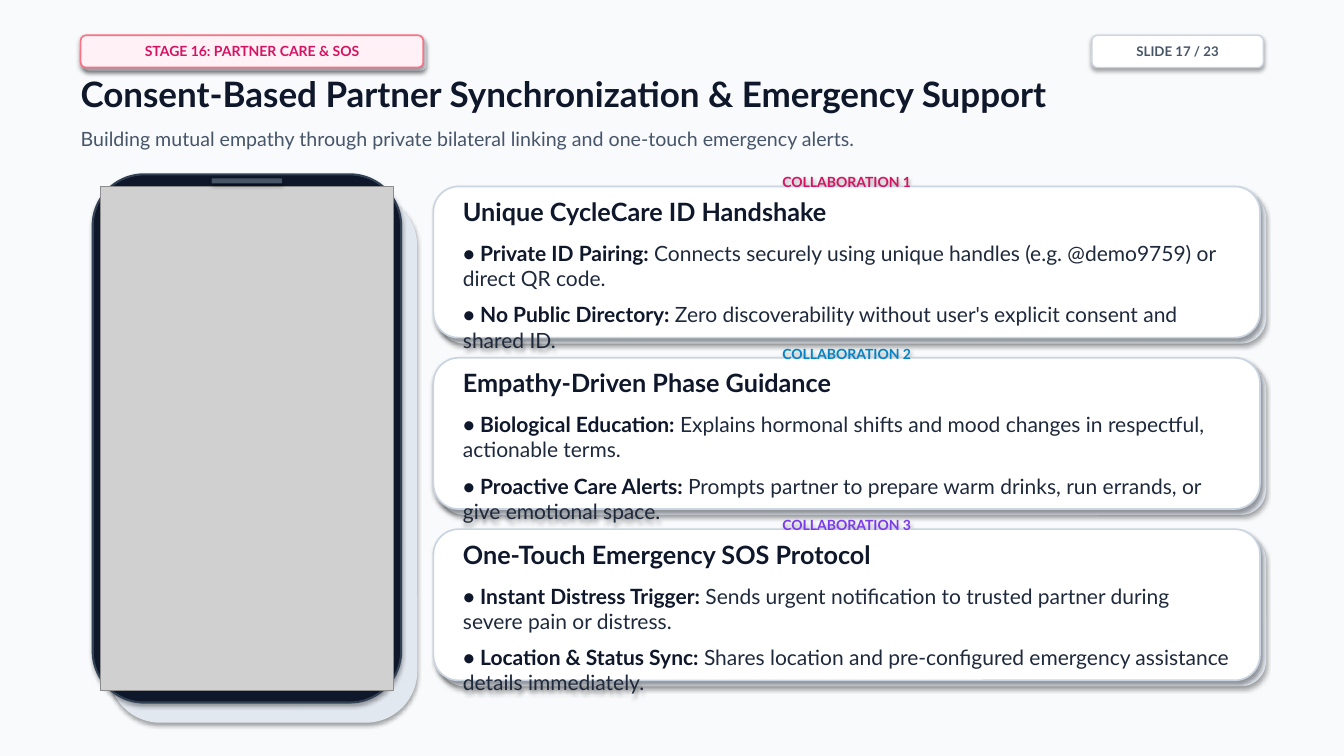
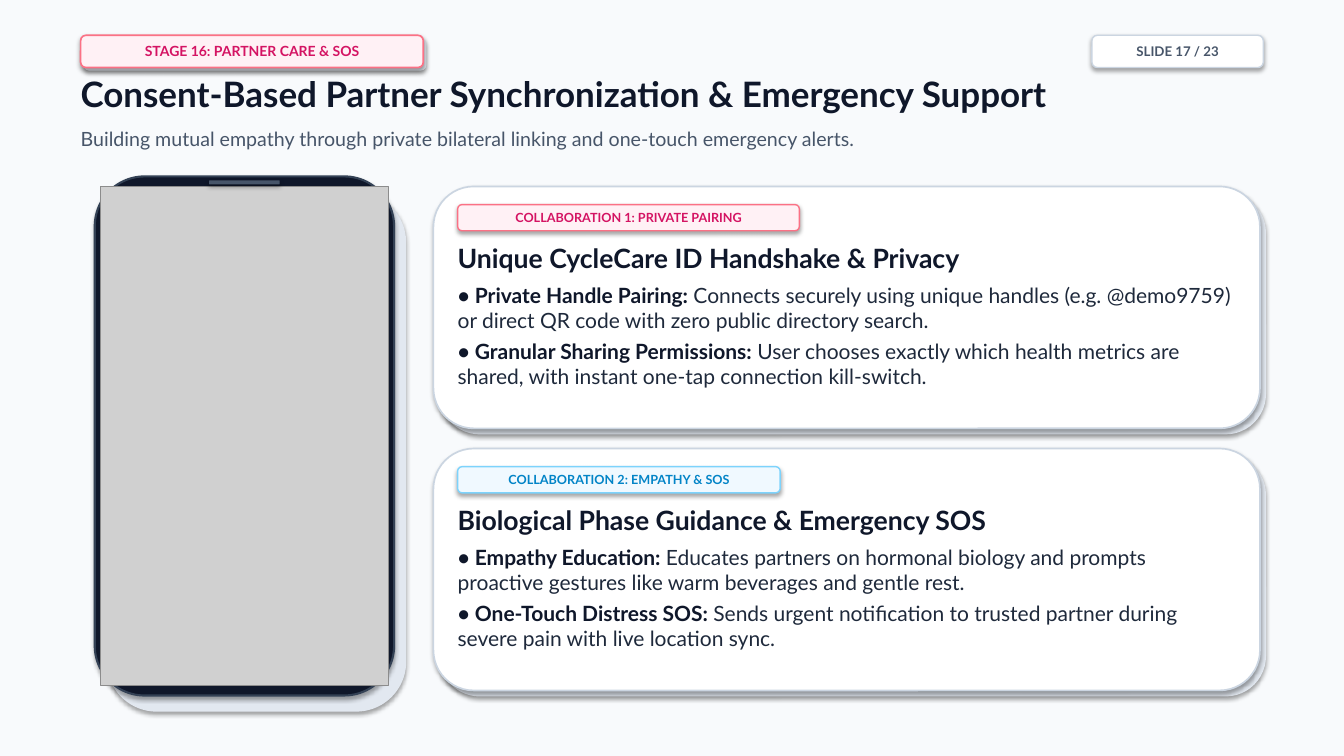
Before and after one commit to cyclecarehelpcenter-sudo/CycleCare, a slide deck: slide 17 of CycleCare_Project_Presentation.pptx. Drawn at 1344x756 pixels with LibreOffice and Linux fonts; fonts in the diff are those of the drawing; grey boxes stand for pictures. Boxes give left, top, right and bottom in pixels: in the first picture for what was removed or moved away, otherwise in the second. Text is boxed around its words. In the diff, an @@ line names an element or a change of style, - is before the commit and + after.

```diff
--- a/CycleCare_Project_Presentation.pptx
+++ b/CycleCare_Project_Presentation.pptx
@@ rounded rectangle: place and size @@
-rounded rectangle at (93, 174, 401, 703)
+rounded rectangle at (95, 176, 394, 696)
@@ text in rounded rectangle at (463, 177, 1217, 352): text removed @@
-COLLABORATION 1
-Unique CycleCare ID Handshake
-• Private ID Pairing: Connects securely using unique handles (e.g. @demo9759) or direct QR code.
-• No Public Directory: Zero discoverability without user's explicit consent and shared ID.
@@ picture: place and size @@
-picture at (101, 187, 393, 691)
+picture at (101, 187, 388, 686)
@@ rounded rectangle: place and size @@
-rounded rectangle at (109, 195, 417, 723)
+rounded rectangle at (107, 193, 406, 712)
@@ rounded rectangle: place and size @@
-rounded rectangle at (434, 187, 1260, 338)
+rounded rectangle at (434, 187, 1260, 429)
@@ rounded rectangle: place and size @@
-rounded rectangle at (440, 193, 1266, 344)
+rounded rectangle at (440, 193, 1266, 435)
@@ rounded rectangle added at (458, 205, 800, 231), fill #FFF1F5, outline #FB7185 1 pt, 9 pt, text #D41463, bold @@
+COLLABORATION 1: PRIVATE PAIRING
@@ text added at (458, 248, 1231, 388), 15 pt, text #1E293B @@
+Unique CycleCare ID Handshake & Privacy
+• Private Handle Pairing: Connects securely using unique handles (e.g. @demo9759) or direct QR code with zero public directory search.
+• Granular Sharing Permissions: User chooses exactly which health metrics are shared, with instant one-tap connection kill-switch.
@@ rounded rectangle removed at (434, 358, 1260, 509) @@
-COLLABORATION 2
-Empathy-Driven Phase Guidance
-• Biological Education: Explains hormonal shifts and mood changes in respectful, actionable terms.
-• Proactive Care Alerts: Prompts partner to prepare warm drinks, run errands, or give emotional space.
@@ rounded rectangle removed at (440, 364, 1266, 515) @@
@@ rounded rectangle: place and size @@
-rounded rectangle at (434, 529, 1260, 681)
+rounded rectangle at (434, 449, 1260, 691)
@@ rounded rectangle: place and size @@
-rounded rectangle at (440, 535, 1266, 687)
+rounded rectangle at (440, 455, 1266, 697)
@@ rounded rectangle added at (458, 467, 780, 493), fill #F0F9FF, outline #7DD3FC 1 pt, 9 pt, text #0284C7, bold @@
+COLLABORATION 2: EMPATHY & SOS
@@ text added at (458, 510, 1178, 650), 15 pt, text #1E293B @@
+Biological Phase Guidance & Emergency SOS
+• Empathy Education: Educates partners on hormonal biology and prompts proactive gestures like warm beverages and gentle rest.
+• One-Touch Distress SOS: Sends urgent notification to trusted partner during severe pain with live location sync.
@@ text in rounded rectangle at (463, 520, 1228, 695): text removed @@
-COLLABORATION 3
-One-Touch Emergency SOS Protocol
-• Instant Distress Trigger: Sends urgent notification to trusted partner during severe pain or distress.
-• Location & Status Sync: Shares location and pre-configured emergency assistance details immediately.
```
Also in this commit, not shown: 22 other slides changed, 32 other files.
